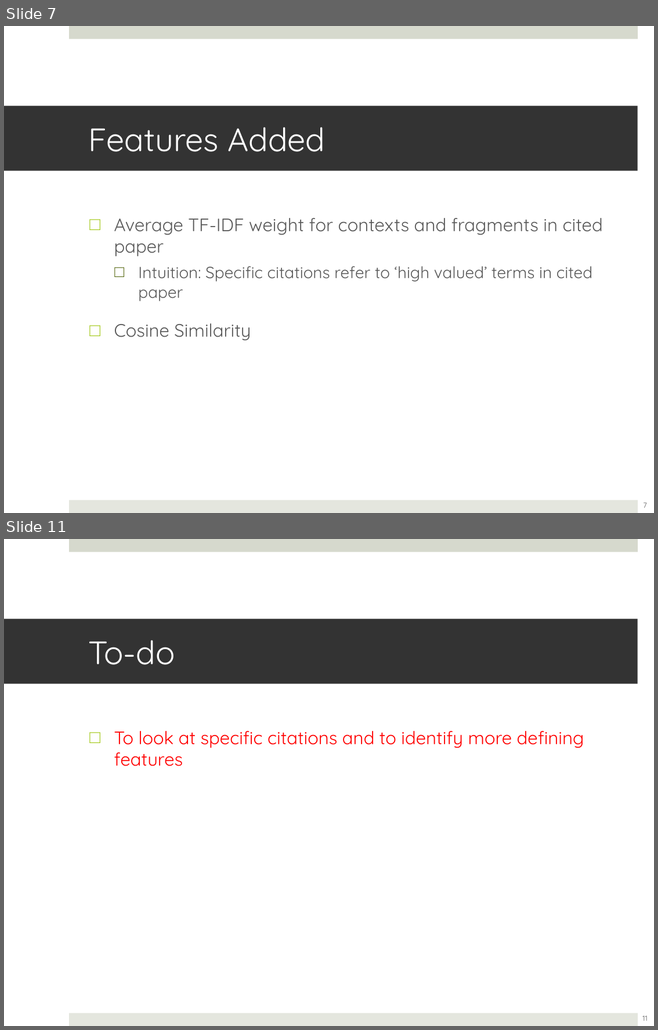
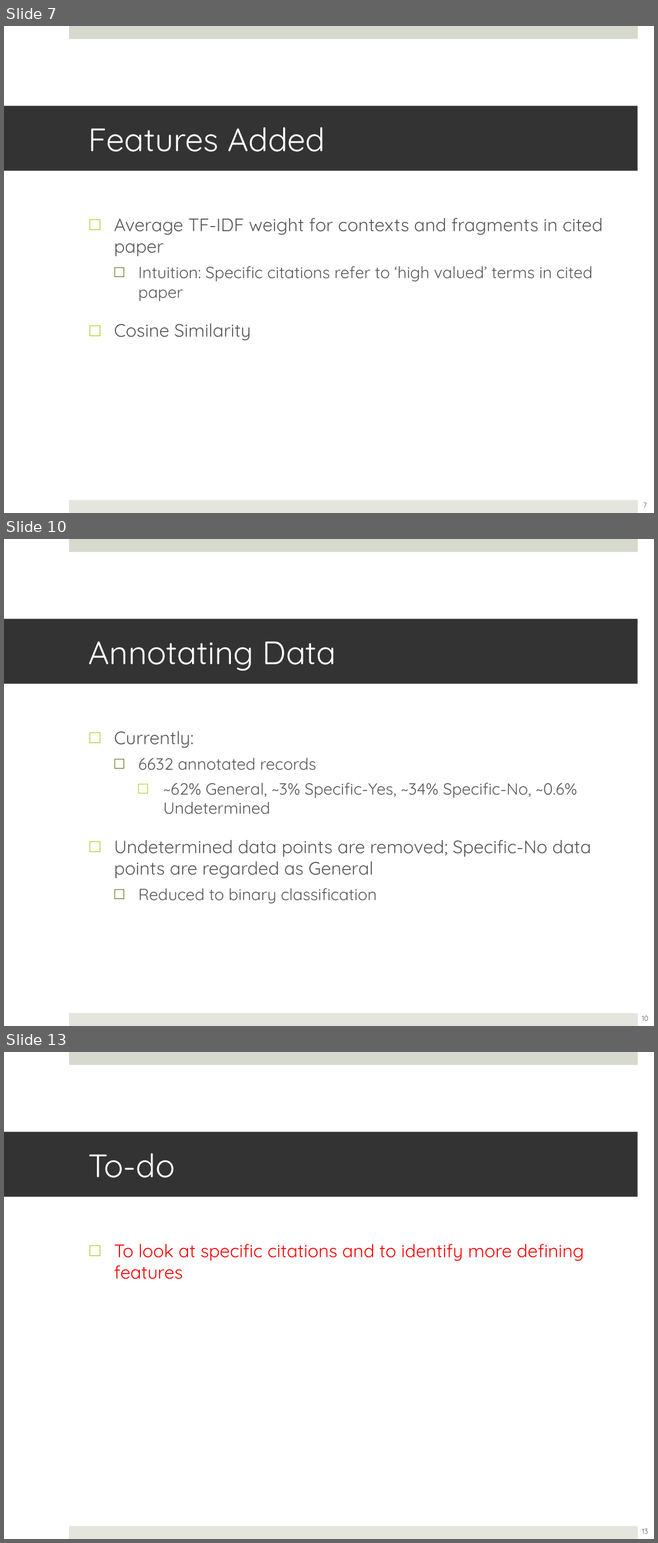
Before and after one commit to lwheng/fyp, a slide deck: presentation/fypupdate-2012-09-28.ppt. Shown one above the other, each under a label of ours: slides 7 and 11 before the commit, slides 7, 10 and 13 after it; the slides between them are not shown. The pictures are 658x1030 and 658x1543 pixels, drawn with LibreOffice and Linux fonts; fonts in the diff are those of the drawing. Boxes give left, top, right and bottom in pixels: in the first picture for what was removed or moved away, otherwise in the second. Text is boxed around its words. In the diff, an @@ line names an element or a change of style, - is before the commit and + after.

```diff
--- a/presentation/fypupdate-2012-09-28.ppt
+++ b/presentation/fypupdate-2012-09-28.ppt
@@ slide 10 added at <box>4,539,654,1026</box>, background #FFFFFF; not listed: 2 template elements that a slide beside it also shows @@
@@ title added at <box>4,619,637,684</box>, fill #333333, 36 pt, text #FFFFFF @@
+Annotating Data
@@ text added at <box>114,731,591,904</box>, 18 pt, text #595959 @@
+□ Currently:
+  □ 6632 annotated records
+    □ ~62% General, ~3% Specific-Yes, ~34% Specific-No, ~0.6% Undetermined
+□ Undetermined data points are removed; Specific-No data points are regarded as General
+  □ Reduced to binary classification
@@ page number added at <box>641,1016,648,1021</box>, 8 pt, text #595959 @@
+10
@@ what was slide 11 is now slide 13 @@
@@ page number at <box>641,1529,648,1534</box>: text changed @@
-11
+13
```
Also in this commit, not shown: 6 slides changed, 1 other slide added, 5 other files.
